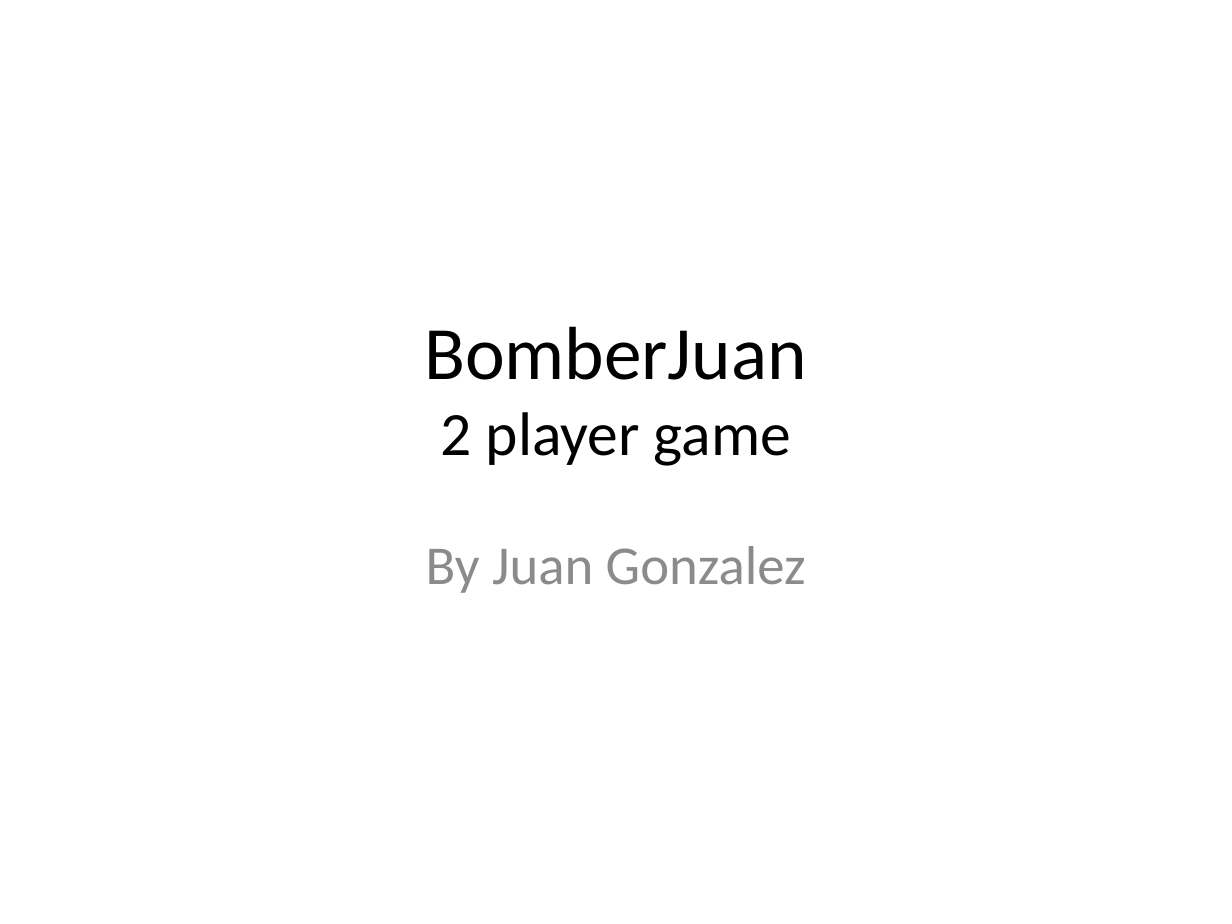
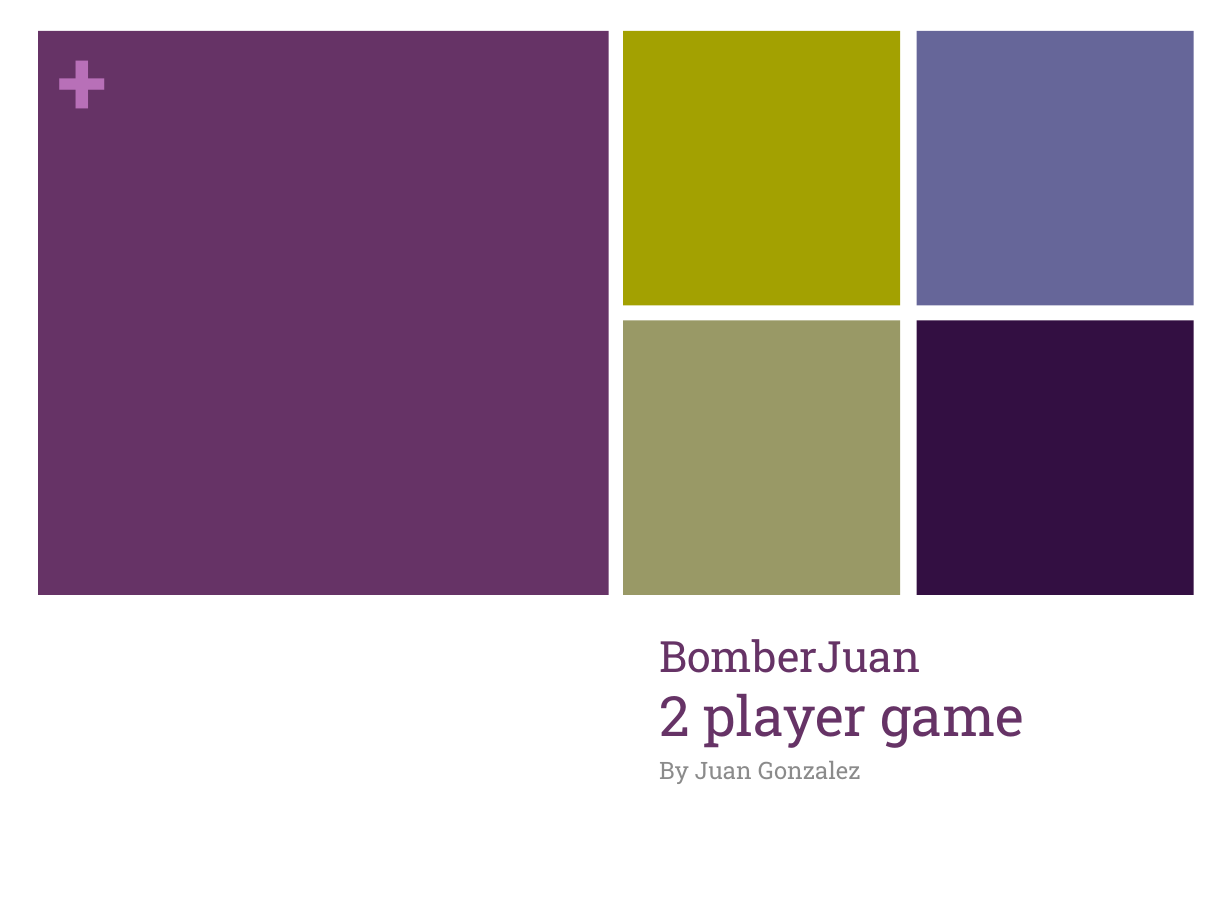
Before and after one commit to juangonzalez/Juan, a slide deck: slide 1 of BomberJuan.pptx. Drawn at 1232x924 pixels with LibreOffice and Linux fonts; fonts in the diff are those of the drawing. Boxes give left, top, right and bottom in pixels: in the first picture for what was removed or moved away, otherwise in the second. Text is boxed around its words. In the diff, an @@ line names an element or a change of style, - is before the commit and + after.

```diff
--- a/BomberJuan.pptx
+++ b/BomberJuan.pptx
@@ text added at <box>57,23,112,136</box>, 54 pt, text #B870B8, bold @@
++
@@ rectangle added at <box>38,31,609,595</box>, fill #663366 @@
@@ rectangle added at <box>623,31,901,306</box>, fill #A3A101 @@
@@ rectangle added at <box>917,31,1194,306</box>, fill #666699 @@
@@ rectangle added at <box>623,320,901,595</box>, fill #999966 @@
@@ rectangle added at <box>917,320,1194,595</box>, fill #330F42 @@
@@ title "BomberJuan 2 player game": place and size @@
-title "BomberJuan 2 player game" at <box>424,326,807,466</box>
+title "BomberJuan 2 player game" at <box>659,639,1025,748</box>
@@ title "BomberJuan 2 player game" at <box>659,639,1025,748</box>: size 44 to 25.2 pt in "BomberJuan"; size 36 to 32.4 pt in "2 player game"; font Calibri to Roboto Slab, text colour #000000 to #663366; alignment centre to left; vertical alignment middle to top @@
@@ subtitle "By Juan Gonzalez": place and size @@
-subtitle "By Juan Gonzalez" at <box>426,546,806,593</box>
+subtitle "By Juan Gonzalez" at <box>659,761,860,784</box>
@@ subtitle "By Juan Gonzalez" at <box>659,761,860,784</box>: size 32 to 14 pt, font Calibri to Roboto Slab; alignment centre to left; less space between paragraphs @@
```
Also in this commit, not shown: 6 other slides changed.
